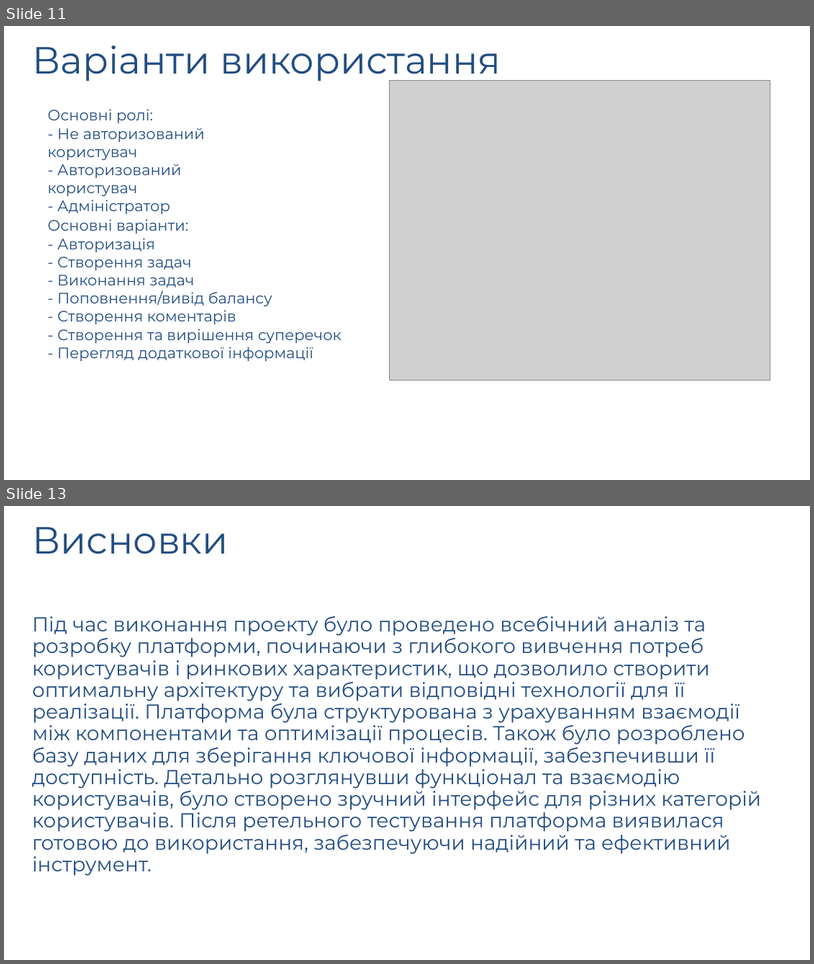
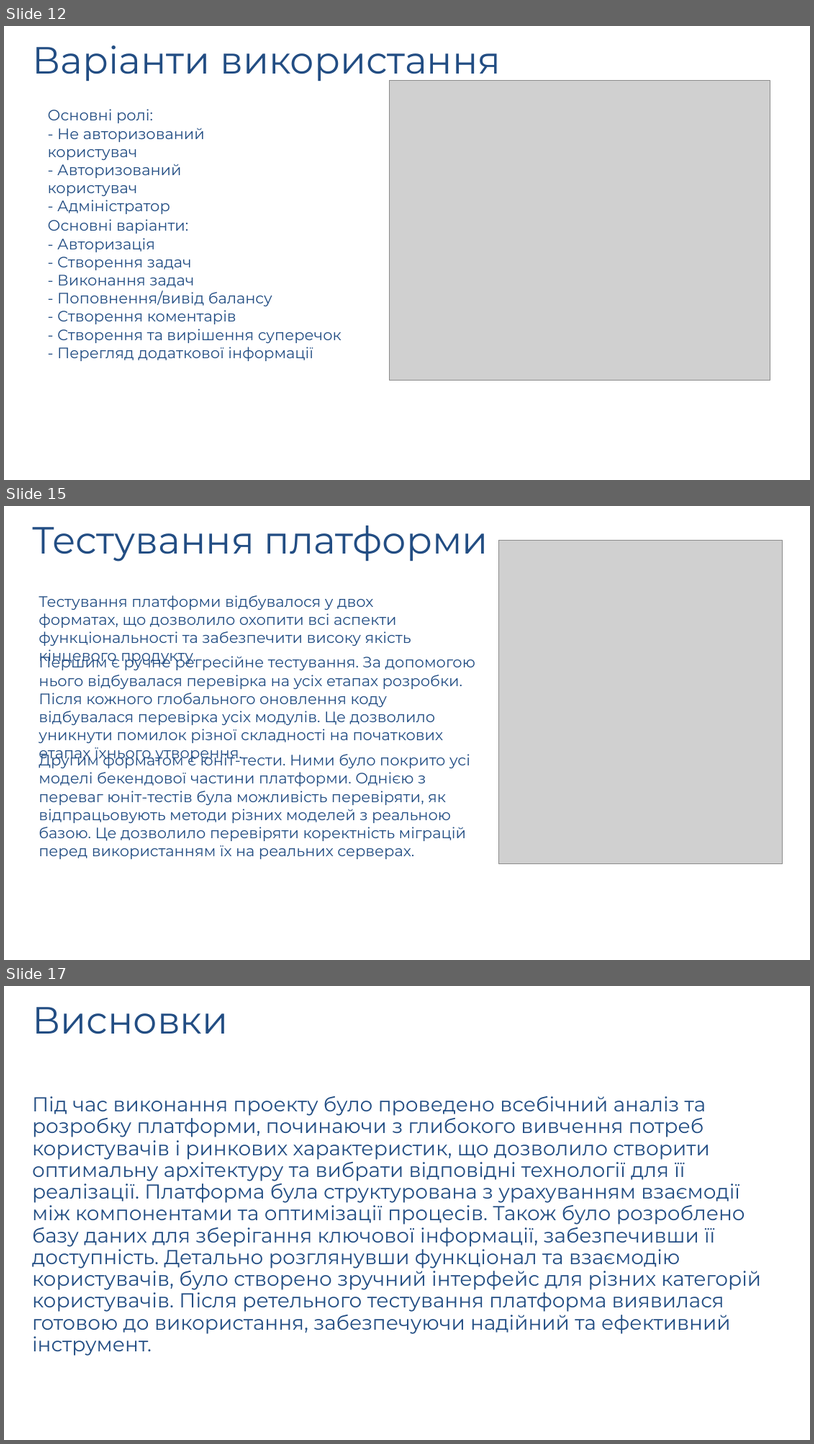
Before and after one commit to AlexandrVerbovskiy/test_dyplome, a slide deck: записка/презентація.pptx. Shown one above the other, each under a label of ours: slides 11 and 13 before the commit, slides 12, 15 and 17 after it; the slides between them are not shown. The pictures are 814x964 and 814x1444 pixels, drawn with LibreOffice and Linux fonts; fonts in the diff are those of the drawing; grey boxes stand for pictures; background and template pictures are left out. Boxes give left, top, right and bottom in pixels: in the first picture for what was removed or moved away, otherwise in the second. Text is boxed around its words. In the diff, an @@ line names an element or a change of style, - is before the commit and + after.

```diff
--- a/записка/презентація.pptx
+++ b/записка/презентація.pptx
@@ slide 15 added at (x1=4, y1=506, x2=810, y2=960), background picture (left out) @@
@@ title added at (x1=32, y1=525, x2=489, y2=561), 45 pt, text #224D83 @@
+Тестування платформи
@@ picture added at (x1=499, y1=541, x2=783, y2=864) @@
@@ text added at (x1=39, y1=595, x2=412, y2=665), 18 pt, text #224D83 @@
+Тестування платформи відбувалося у двох форматах, що дозволило охопити всі аспекти функціональності та забезпечити високу якість кінцевого продукту.
@@ text added at (x1=39, y1=653, x2=476, y2=763), 18 pt, text #224D83 @@
+Першим є ручне регресійне тестування. За допомогою нього відбувалася перевірка на усіх етапах розробки. Після кожного глобального оновлення коду відбувалася перевірка усіх модулів. Це дозволило уникнути помилок різної складності на початкових етапах їхнього утворення.
@@ text added at (x1=39, y1=750, x2=471, y2=859), 18 pt, text #224D83 @@
+Другим форматом є юніт-тести. Ними було покрито усі моделі бекендової частини платформи. Однією з переваг юніт-тестів була можливість перевіряти, як відпрацьовують методи різних моделей з реальною базою. Це дозволило перевіряти коректність міграцій перед використанням їх на реальних серверах.
@@ what was slide 11 is now slide 12 @@
@@ what was slide 13 is now slide 17 @@
```
Also in this commit, not shown: 6 slides changed, 3 other slides added, 19 other files.
